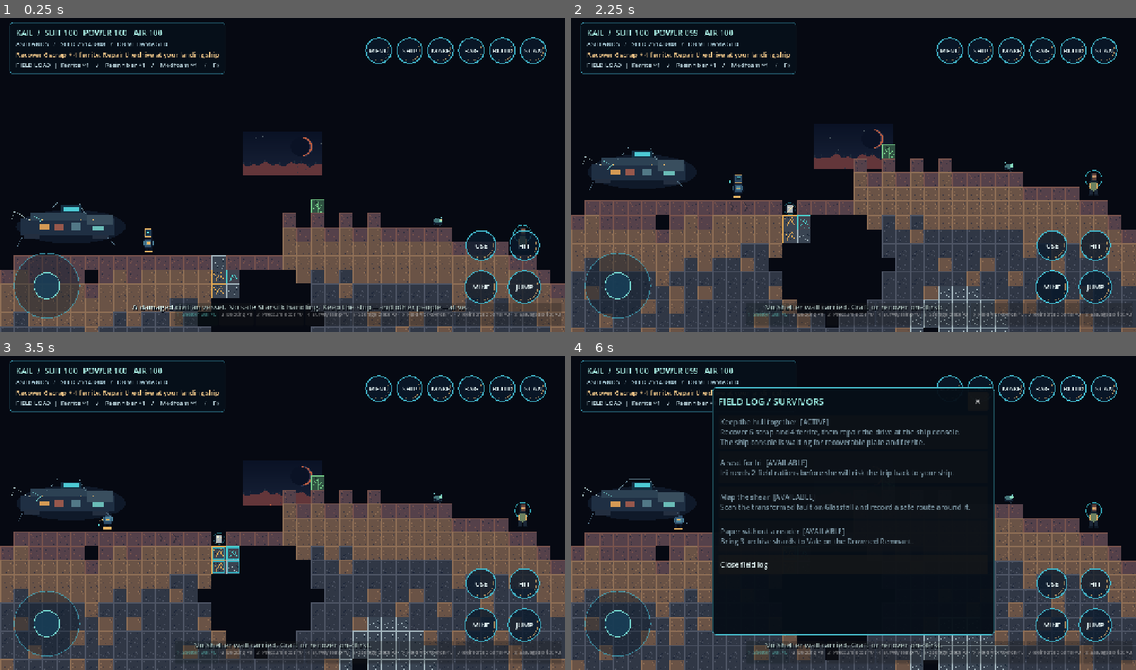
Above: before the commit, frames 1-4 (two rows, left to right).
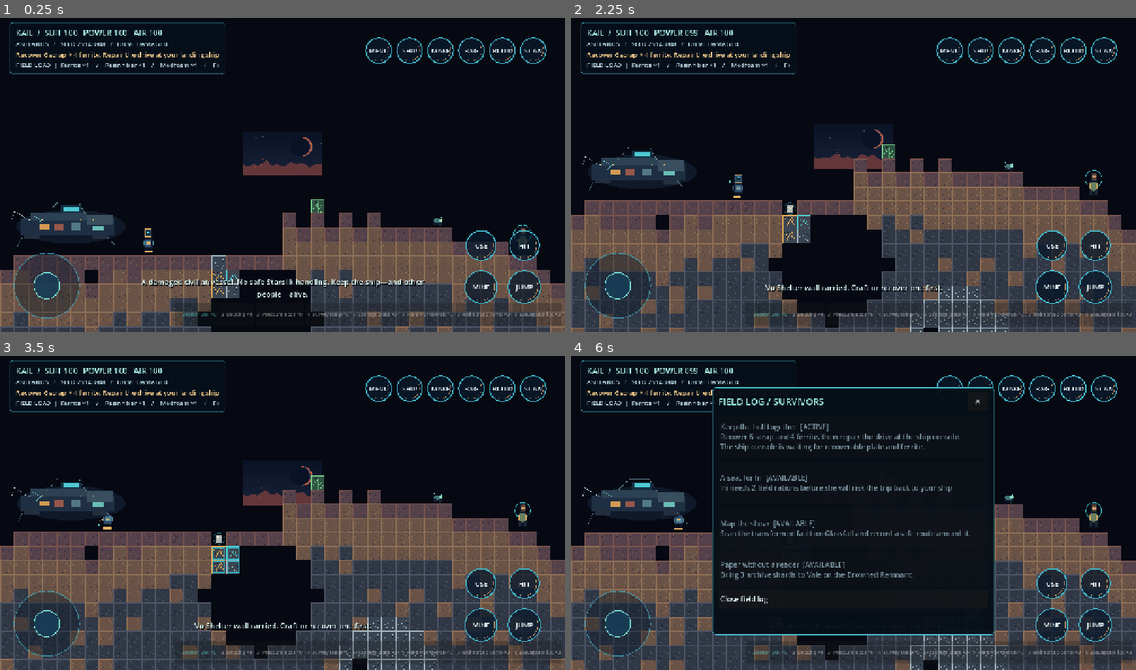
Above: after the commit, the same moments.

Repository: westkitty/SilkBound
Game: Godot game, scene res://scenes/main.tscn
Same seed, same stepped clock (60 frames per second), same inputs: the game is played once before the commit and once after it. Sound files missing from this copy of the repository are replaced by a short silence.
Inputs (mouse positions are in pixels of both pictures, inside the frame that each line leads up to):
- Up to frame 1 (0.25 s): no input
- Up to frame 2 (2.25 s): tap Enter at 0.5 s; drag from (616, 284) to (910, 102) at 0.52 s; drag from (1096, 288) to (825, 237) at 1.27 s; move the mouse to (1051, 288) at 2.02 s; hold A (move_left) from 2.03 s (still down); hold B (build) from 2.03 s (still down); click (1051, 288) at 2.17 s
- Up to frame 3 (3.5 s): tap Q (scan) at 2.3 s; release A (move_left) at 2.75 s; release B (build) at 2.75 s; drag from (525, 582) to (113, 462) at 2.77 s
- Up to frame 4 (6 s): drag from (1051, 582) to (791, 538) at 3.52 s; click "×" at 4.25 s; tap Space (jump) at 5 s; drag from (1102, 387) to (791, 538) at 5.02 s; move the mouse to (1073, 387) at 5.77 s; hold D (move_right) from 5.78 s (still down); hold J (quests) from 5.78 s (still down); click (1073, 387) at 5.92 s

The runs differ from the first frame. In frame 1, 1.2% of the frame differs, in the area x 23-83%, y 44-94%; in frame 2, 0.5%; in frame 3, 0.5%; in frame 4, 4.4%, in the area x 26-71%, y 20-94%.

Commit message:
Distinguish planetary records and test diagnostic filtering
Co-authored-by: arena-agent <297053741+arena-agent@users.noreply.github.com>

Diff:
--- a/scripts/core/game.gd
+++ b/scripts/core/game.gd
@@ -1135,7 +1135,8 @@
 	var result := world.scan_area(player.global_position, range_cells)
 	_scan_highlight_clock = 8.0
 	play_sound("scan")
-	if not discoveries.has(current_planet_id):
+	var first_record := not discoveries.has(current_planet_id)
+	if first_record:
 		discoveries.append(current_planet_id)
 	var summary_parts: Array[String] = []
 	for key in ["ore", "wreckage", "archive", "fiber", "water", "fault"]:
@@ -1163,7 +1164,9 @@
 			summary_parts.append("FAULT ROUTE LOGGED")
 	if summary_parts.is_empty():
 		summary_parts.append("NO LOCAL RESOURCE RETURNS")
-	hud.show_message("SCAN  /  " + "   ·   ".join(PackedStringArray(summary_parts)), 3.0)
+	if first_record:
+		summary_parts.append("FIELD RECORD STORED")
+	hud.show_message("SCAN  /  " + "   ·   ".join(PackedStringArray(summary_parts)), 3.8)
 	hud.refresh()
 
 
--- a/scripts/inventory/item_catalog.gd
+++ b/scripts/inventory/item_catalog.gd
@@ -286,19 +286,19 @@
 	{
 		"label": "SIMULATION RECORD — Ashlands",
 		"text":
-		"An invented industrial ruin with accessible salvage, shallow ferrite and a bounded ash-storm exposure hazard."
+		"The collapsed horizon gantry appears older than the salvage vessel; no crew ID or date survived. Ferrite and hull scrap cluster along a shallow shelf. This is an invented survey site, not a named canon location."
 	},
 	"glassfall":
 	{
 		"label": "SIMULATION RECORD — Glassfall",
 		"text":
-		"An invented glass-rich survey world. Its localized terrain changes model Drakken terraforming pressure; this is not a named historical catastrophe site."
+		"The distant shards read as a volcanic-glass ridge, not a structure. A local shear can overwrite a route and remain after travel. This generated pressure event is not a named catastrophe site."
 	},
 	"drowned":
 	{
 		"label": "SIMULATION RECORD — Drowned Remnant",
 		"text":
-		"An invented flooded ruin field with waterlogged passages, archival hardware and a conventional oxygen hazard."
+		"Survey pylons and torn hull break the waterline; waterlogged passages hold inert archive hardware, not a surviving mind. This invented ruin field has an ordinary oxygen hazard. No named catastrophe is implied."
 	}
 }
 
--- a/scripts/ui/game_hud.gd
+++ b/scripts/ui/game_hud.gd
@@ -414,8 +414,9 @@
 	message_label.anchor_bottom = 1.0
 	message_label.offset_left = -340
 	message_label.offset_right = 340
-	message_label.offset_top = -72
-	message_label.offset_bottom = -42
+	message_label.offset_top = -126
+	message_label.offset_bottom = -76
+	message_label.autowrap_mode = TextServer.AUTOWRAP_WORD_SMART
 	message_label.visible = false
 	message_label.mouse_filter = Control.MOUSE_FILTER_IGNORE
 	root.add_child(message_label)
@@ -640,7 +641,11 @@
 	var button := Button.new()
 	button.text = text
 	button.disabled = disabled
-	button.custom_minimum_size = Vector2(0, 44 if text.length() < 85 else 72)
+	var estimated_lines := 0
+	for text_line in text.split("\n"):
+		estimated_lines += maxi(1, ceili(float(text_line.length()) / 64.0))
+	button.custom_minimum_size = Vector2(0, maxf(44.0, float(estimated_lines) * 21.0 + 14.0))
+	button.autowrap_mode = TextServer.AUTOWRAP_WORD_SMART
 	button.size_flags_horizontal = Control.SIZE_EXPAND_FILL
 	button.alignment = HORIZONTAL_ALIGNMENT_LEFT
 	button.add_theme_font_size_override("font_size", 16)
--- a/tests/run_all.gd
+++ b/tests/run_all.gd
@@ -343,6 +343,27 @@
 	_check(
 		not bool(game.call("is_action_held", "jump")), "touch release clears its own held action"
 	)
+	game.call("_scan")
+	var scanned_sites: Array = game.get("discoveries")
+	_check(scanned_sites.has("ashlands"), "first scan stores the Ashlands field record")
+	_check(
+		hud.message_label.text.contains("FIELD RECORD STORED"),
+		"first scan confirms that a new record was indexed"
+	)
+	game.call("_scan")
+	_check(
+		not hud.message_label.text.contains("FIELD RECORD STORED"),
+		"repeat scans do not claim a new discovery"
+	)
+	var touch_hotbar: Control = hud.root.get_node("TouchHotbar")
+	_check(
+		hud.message_label.offset_bottom <= touch_hotbar.offset_top,
+		"field messages stay clear of the touch hotbar"
+	)
+	_check(
+		hud.message_label.autowrap_mode == TextServer.AUTOWRAP_WORD_SMART,
+		"long scanner returns wrap instead of being clipped"
+	)
 	game.set("current_storage_kind", "planet")
 	hud.show_storage({}, "PLANET CACHE")
 	hud.refresh_current_panel()
@@ -351,6 +372,25 @@
 	_check(
 		hud._panel_kind == "compendium", "touch-accessible menu action opens the field compendium"
 	)
+	var ashlands_record_button: Button = null
+	for row in hud.modal_rows.get_children():
+		if row is Button and row.text.contains("SIMULATION RECORD — Ashlands"):
+			ashlands_record_button = row as Button
+	_check(
+		ashlands_record_button != null, "the newly scanned world appears in the field compendium"
+	)
+	if ashlands_record_button != null:
+		_check(
+			ashlands_record_button.text.contains("gantry"),
+			"the field record describes its world-specific environmental evidence"
+		)
+		_check(
+			(
+				ashlands_record_button.autowrap_mode == TextServer.AUTOWRAP_WORD_SMART
+				and ashlands_record_button.custom_minimum_size.y >= 80.0
+			),
+			"long field records wrap and reserve room for their evidence text"
+		)
 	hud.action_requested.emit("close")
 	game.queue_free()
 	await process_frame
Binary file changed: assets/environments/ashlands_parallax.png
Binary file changed: assets/environments/drowned_parallax.png
Binary file changed: assets/environments/glassfall_parallax.png
Not shown, changed: .github/workflows/android.yml
Not shown, changed: docs/ASSET_PROVENANCE.md
Not shown, added: tests/test_validate_project.sh
Not shown, changed: tools/generate_assets.py
Not shown, changed: tools/validate_project.sh
